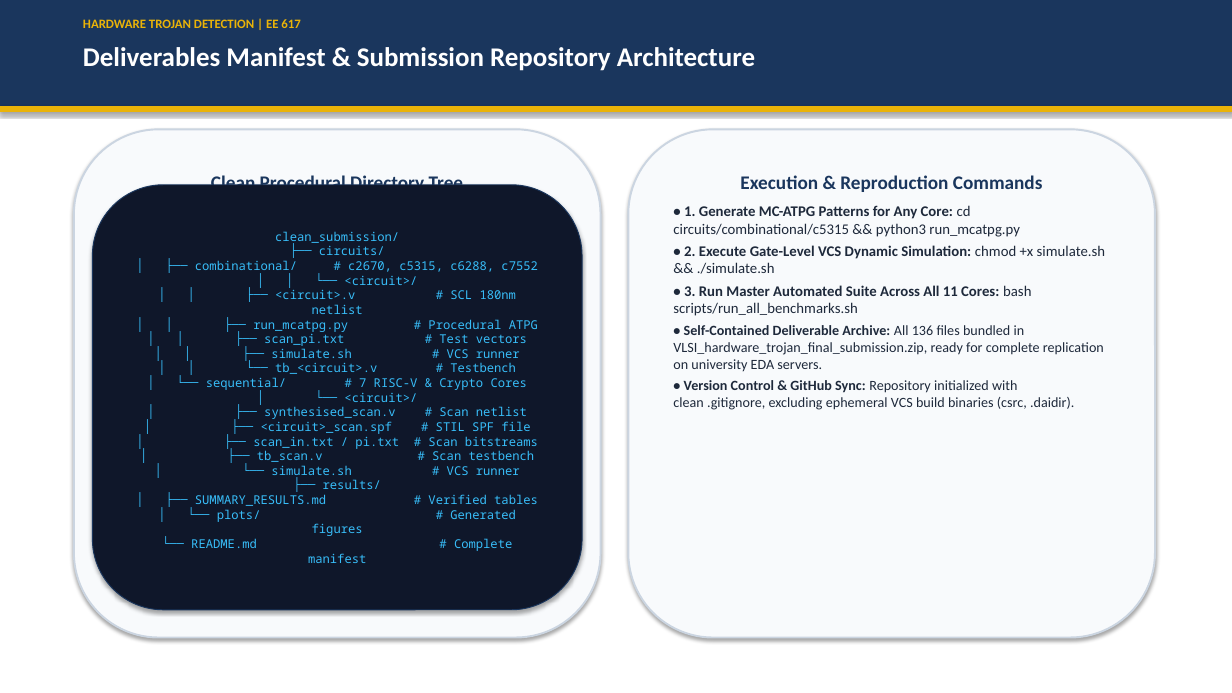
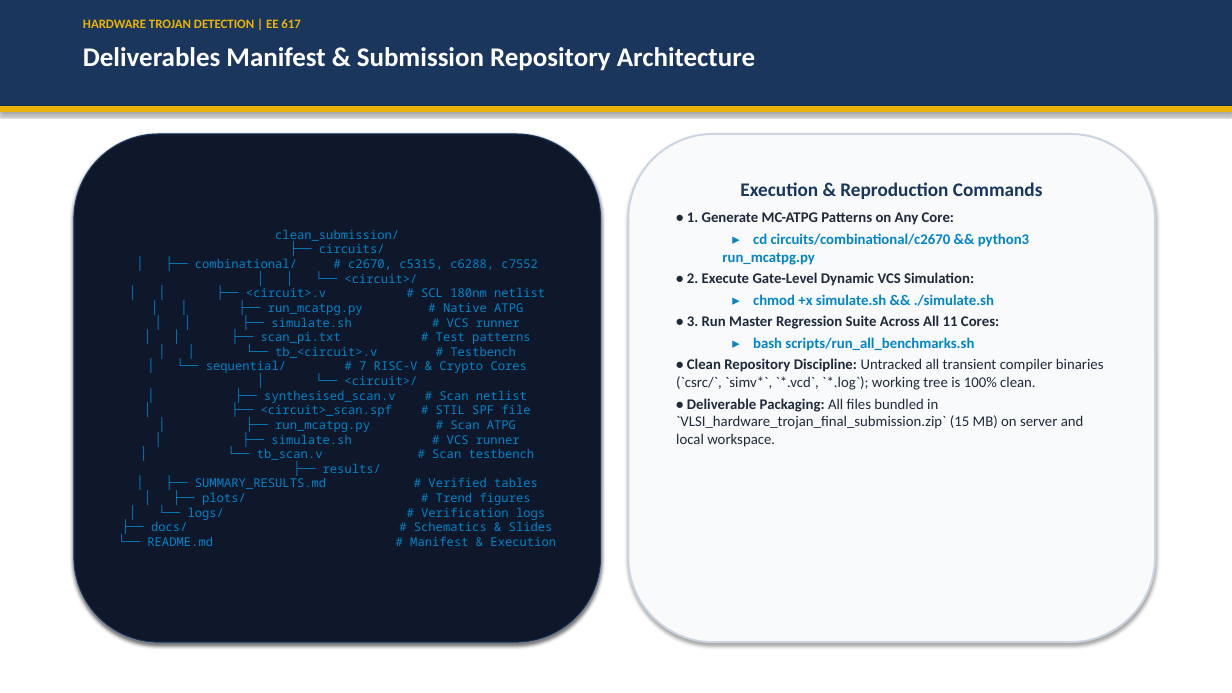
Before and after one commit to Vishalboliwal07/Hardware-Trojan, a slide deck: slide 26 of docs/Hardware_Trojan_Detection_Final_Presentation.pptx (slide 24 before the commit). Drawn at 1232x693 pixels with LibreOffice and Linux fonts; fonts in the diff are those of the drawing. Boxes give left, top, right and bottom in pixels: in the first picture for what was removed or moved away, otherwise in the second. Text is boxed around its words. In the diff, an @@ line names an element or a change of style, - is before the commit and + after.

Commit message:
Synchronize 27-slide presentation deck, spoken script, and verified c6288 patterns

```diff
--- a/docs/Hardware_Trojan_Detection_Final_Presentation.pptx
+++ b/docs/Hardware_Trojan_Detection_Final_Presentation.pptx
@@ rounded rectangle "clean_submission/ ├── circuits/ │ ├── ...": place and size @@
-rounded rectangle "clean_submission/ ├── circuits/ │ ├── ..." at [92, 185, 582, 610]
+rounded rectangle "clean_submission/ ├── circuits/ │ ├── ..." at [74, 134, 601, 642]
@@ rounded rectangle: place and size @@
-rounded rectangle at [74, 129, 601, 638]
+rounded rectangle at [74, 134, 601, 642]
@@ rounded rectangle "Execution & Reproduction Commands": place and size @@
-rounded rectangle "Execution & Reproduction Commands" at [628, 129, 1155, 638]
+rounded rectangle "Execution & Reproduction Commands" at [628, 134, 1155, 642]
@@ text in rounded rectangle at [211, 174, 464, 195]: text removed @@
-Clean Procedural Directory Tree
@@ text in rounded rectangle at [147, 229, 556, 546]: text changed; text colour #38BDF8 to #0284C7 @@
-clean_submission/
-├── circuits/
-│ ├── combinational/ # c2670, c5315, c6288, c7552
-│ │ └── <circuit>/
-│ │ ├── <circuit>.v # SCL 180nm netlist
-│ │ ├── run_mcatpg.py # Procedural ATPG
-│ │ ├── scan_pi.txt # Test vectors
-│ │ ├── simulate.sh # VCS runner
-│ │ └── tb_<circuit>.v # Testbench
-│ └── sequential/ # 7 RISC-V & Crypto Cores
-│ └── <circuit>/
-│ ├── synthesised_scan.v # Scan netlist
-│ ├── <circuit>_scan.spf # STIL SPF file
-│ ├── scan_in.txt / pi.txt # Scan bitstreams
-│ ├── tb_scan.v # Scan testbench
-│ └── simulate.sh # VCS runner
-├── results/
-│ ├── SUMMARY_RESULTS.md # Verified tables
-│ └── plots/ # Generated figures
-└── README.md # Complete manifest
+clean_submission/
+├── circuits/
+│ ├── combinational/ # c2670, c5315, c6288, c7552
+│ │ └── <circuit>/
+│ │ ├── <circuit>.v # SCL 180nm netlist
+│ │ ├── run_mcatpg.py # Native ATPG
+│ │ ├── simulate.sh # VCS runner
+│ │ ├── scan_pi.txt # Test patterns
+│ │ └── tb_<circuit>.v # Testbench
+│ └── sequential/ # 7 RISC-V & Crypto Cores
+│ └── <circuit>/
+│ ├── synthesised_scan.v # Scan netlist
+│ ├── <circuit>_scan.spf # STIL SPF file
+│ ├── run_mcatpg.py # Scan ATPG
+│ ├── simulate.sh # VCS runner
+│ └── tb_scan.v # Scan testbench
+├── results/
+│ ├── SUMMARY_RESULTS.md # Verified tables
+│ ├── plots/ # Trend figures
+│ └── logs/ # Verification logs
+├── docs/ # Schematics & Slides
+└── README.md # Manifest & Execution
@@ text in rounded rectangle at [676, 212, 1104, 447]: text changed; size 11 to 11.5 pt; bold on @@
-• 1. Generate MC-ATPG Patterns for Any Core: cd circuits/combinational/c5315 && python3 run_mcatpg.py
-• 2. Execute Gate-Level VCS Dynamic Simulation: chmod +x simulate.sh && ./simulate.sh
-• 3. Run Master Automated Suite Across All 11 Cores: bash scripts/run_all_benchmarks.sh
-• Self-Contained Deliverable Archive: All 136 files bundled in VLSI_hardware_trojan_final_submission.zip, ready for complete replication on university EDA servers.
-• Version Control & GitHub Sync: Repository initialized with clean .gitignore, excluding ephemeral VCS build binaries (csrc, .daidir).
+• 1. Generate MC-ATPG Patterns on Any Core:
+  ▸ cd circuits/combinational/c2670 && python3 run_mcatpg.py
+• 2. Execute Gate-Level Dynamic VCS Simulation:
+  ▸ chmod +x simulate.sh && ./simulate.sh
+• 3. Run Master Regression Suite Across All 11 Cores:
+  ▸ bash scripts/run_all_benchmarks.sh
+• Clean Repository Discipline: Untracked all transient compiler binaries (`csrc/`, `simv*`, `*.vcd`, `*.log`); working tree is 100% clean.
+• Deliverable Packaging: All files bundled in `VLSI_hardware_trojan_final_submission.zip` (15 MB) on server and local workspace.
```
Also in this commit, not shown: 5 other slides changed, 21 slides added, 19 slides removed, 4 other files.
